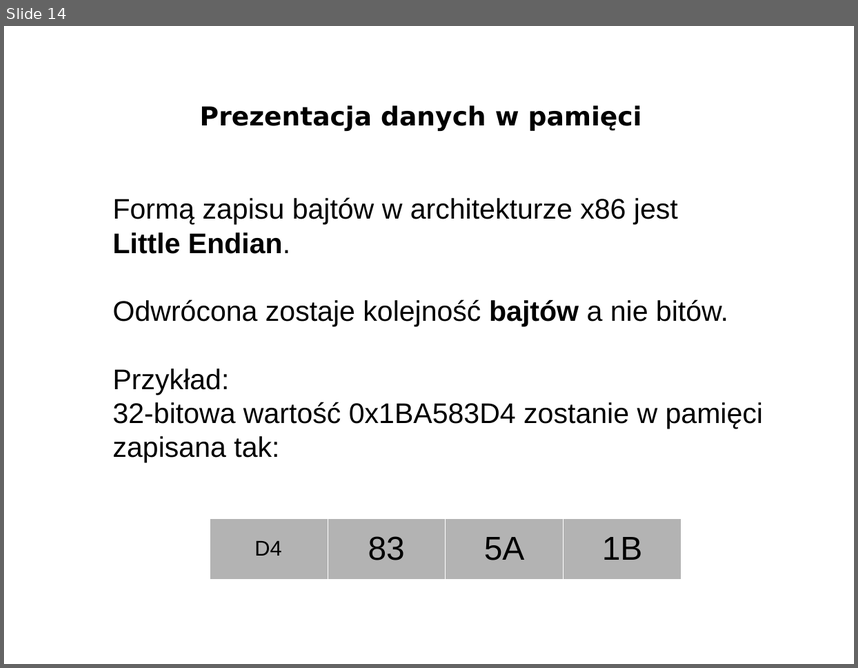
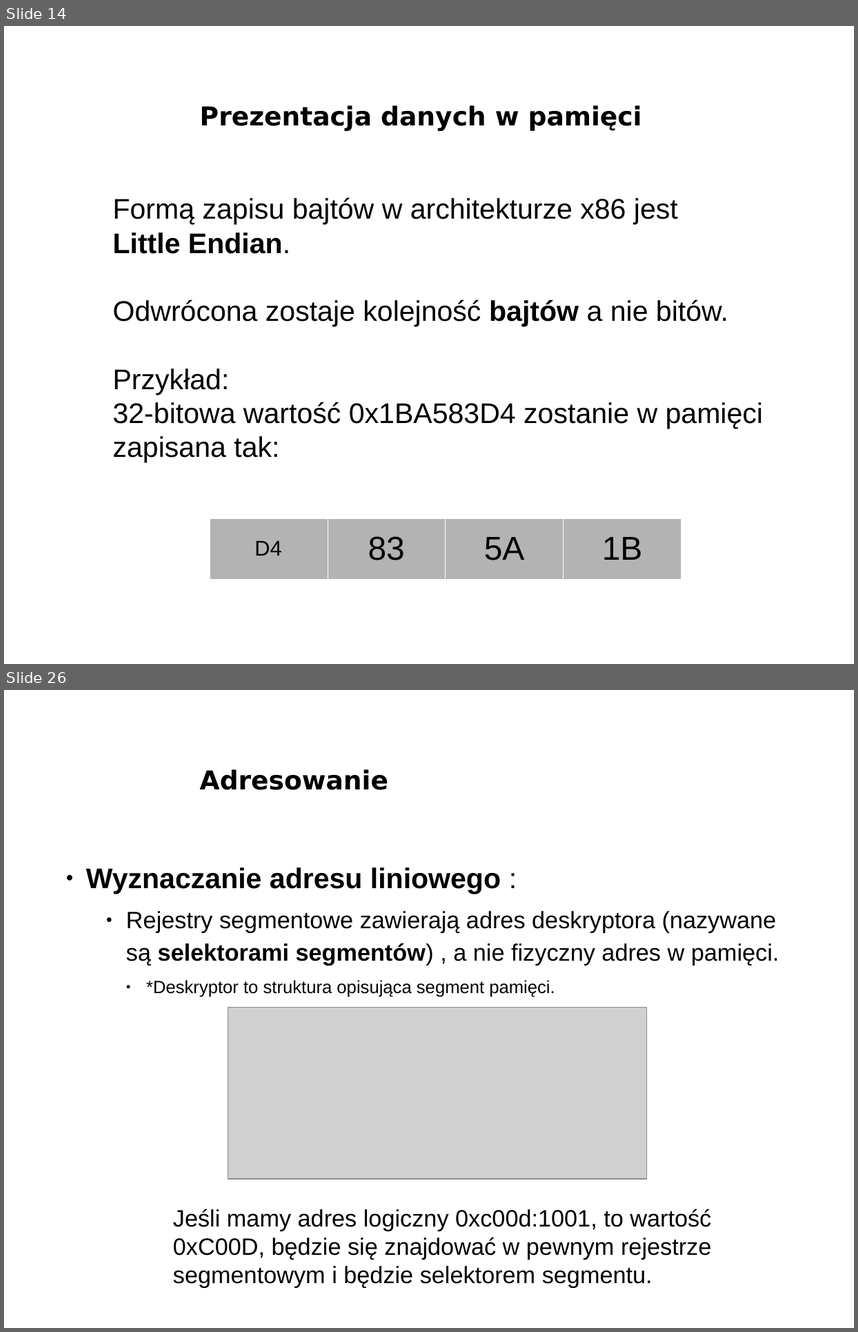
Before and after one commit to bercik/pn_prezentacja, a slide deck: śmieszki_i_inne_zwierzęta/prezentacja.odp. Shown one above the other, each under a label of ours: slide 14 before the commit, slides 14 and 26 after it; the slides between them are not shown. The pictures are 858x668 and 858x1332 pixels, drawn with LibreOffice and Linux fonts; fonts in the diff are those of the drawing; grey boxes stand for pictures; background and template pictures are left out. Boxes give left, top, right and bottom in pixels: in the first picture for what was removed or moved away, otherwise in the second. Text is boxed around its words. In the diff, an @@ line names an element or a change of style, - is before the commit and + after.

Commit message:
adresowanie jest całe

```diff
--- a/śmieszki_i_inne_zwierzęta/prezentacja.odp
+++ b/śmieszki_i_inne_zwierzęta/prezentacja.odp
@@ slide 26 added at box(4, 690, 854, 1328), background picture (left out) @@
@@ title added at box(200, 769, 388, 790), 22 pt, text #000000, bold @@
+Adresowanie
@@ text added at box(86, 867, 780, 997), 20 pt, text #000000 @@
+● Wyznaczanie adresu liniowego :
+    ● Rejestry segmentowe zawierają adres deskryptora (nazywane są selektorami segmentów) , a nie fizyczny adres w pamięci.
+      ● *Deskryptor to struktura opisująca segment pamięci.
@@ picture added at box(228, 1007, 646, 1179) @@
@@ text added at box(173, 1208, 711, 1288), 20 pt, text #000000 @@
+Jeśli mamy adres logiczny 0xc00d:1001, to wartość 0xC00D, będzie się znajdować w pewnym rejestrze segmentowym i będzie selektorem segmentu.
```
Also in this commit, not shown: 14 slides changed, 12 other slides added, 3 slides removed.
